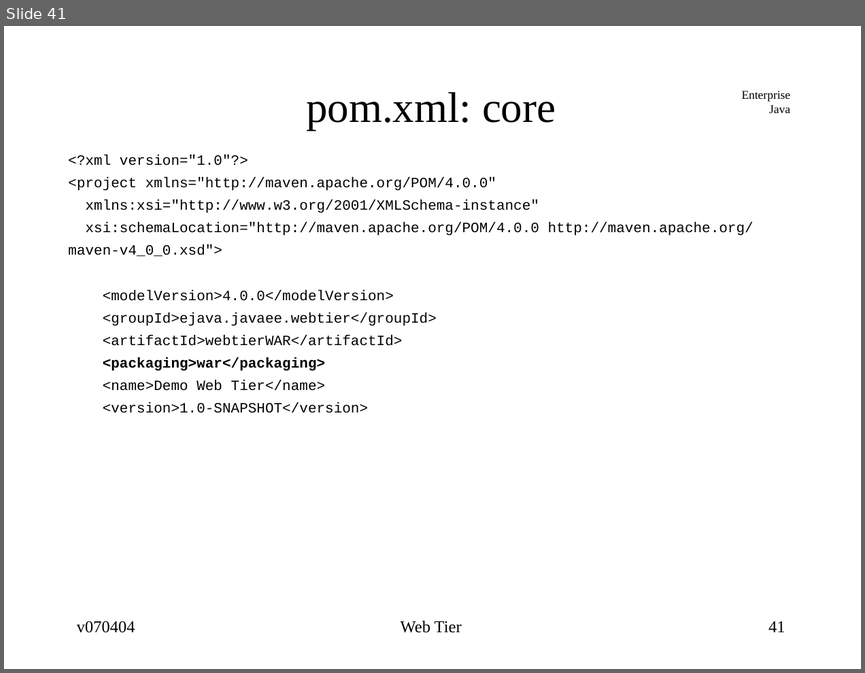
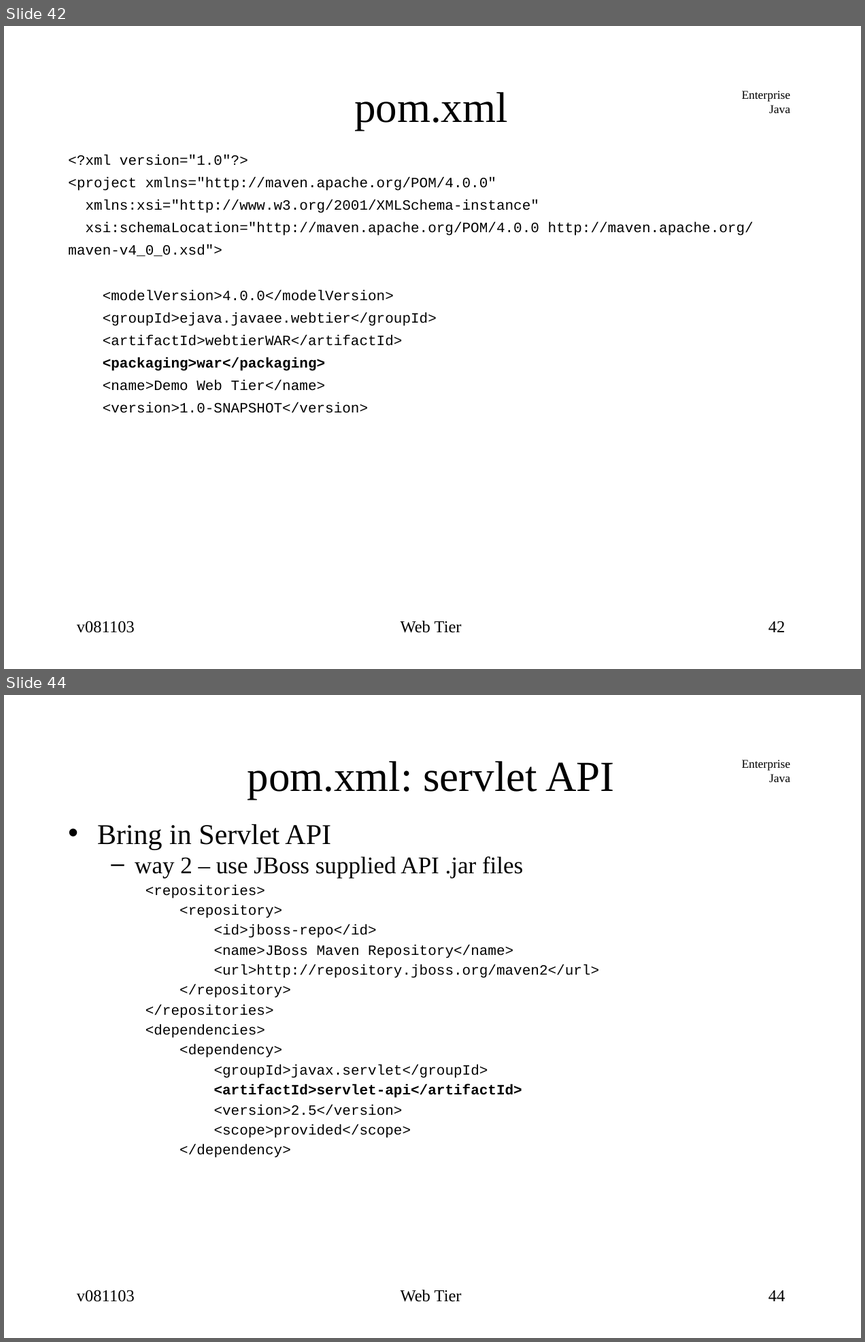
Before and after one commit to jcstaff/ejava-javaee, a slide deck: webtier/src/site/resources/lectures/webTier.ppt. Shown one above the other, each under a label of ours: slide 41 before the commit, slides 42 and 44 after it; the slides between them are not shown. The pictures are 865x673 and 865x1342 pixels, drawn with LibreOffice and Linux fonts; fonts in the diff are those of the drawing. Boxes give left, top, right and bottom in pixels: in the first picture for what was removed or moved away, otherwise in the second. Text is boxed around its words. In the diff, an @@ line names an element or a change of style, - is before the commit and + after.

```diff
--- a/webtier/src/site/resources/lectures/webTier.ppt
+++ b/webtier/src/site/resources/lectures/webTier.ppt
@@ slide 44 added at [4,695,861,1338], background #FFFFFF; not listed: 1 template element that a slide beside it also shows @@
@@ title added at [247,761,614,799], 36 pt, text #000000 @@
+pom.xml: servlet API
@@ text added at [97,824,600,1157], 12 pt, text #000000 @@
+• Bring in Servlet API
+  – way 2 – use JBoss supplied API .jar files
+  <repositories>
+  <repository>
+  <id>jboss-repo</id>
+  <name>JBoss Maven Repository</name>
+  <url>http://repository.jboss.org/maven2</url>
+  </repository>
+  </repositories>
+  <dependencies>
+  <dependency>
+  <groupId>javax.servlet</groupId>
+  <artifactId>servlet-api</artifactId>
+  <version>2.5</version>
+  <scope>provided</scope>
+  </dependency>
@@ text added at [77,1289,135,1302], 14 pt, text #000000 @@
+v081103
@@ text added at [400,1289,462,1302], 14 pt, text #000000 @@
+Web Tier
@@ page number added at [768,1290,785,1301], 14 pt, text #000000 @@
+44
@@ what was slide 41 is now slide 42 @@
@@ slide 42 changed as well @@
@@ title at [354,92,508,131]: text changed @@
-pom.xml: core
+pom.xml
@@ text at [77,620,135,633]: text changed @@
-v070404
+v081103
@@ page number at [768,620,785,632]: text changed @@
-41
+42
```
Also in this commit, not shown: 47 other slides changed, 3 other slides added, 3 slides removed, 16 other files.
